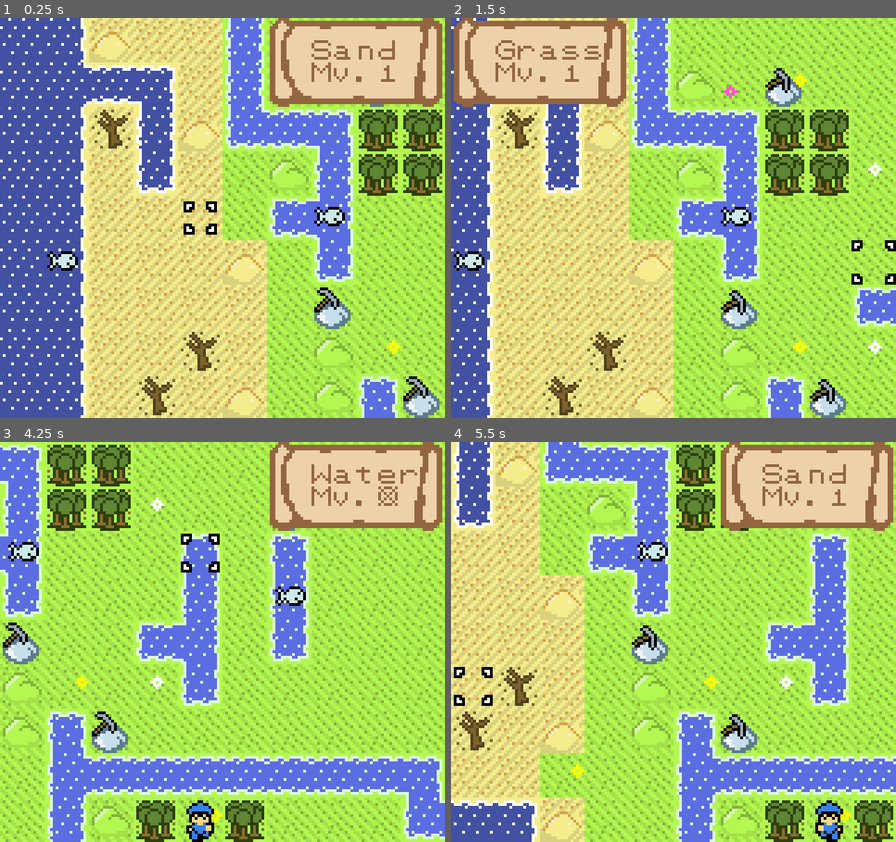
Above: before the commit, frames 1-4 (two rows, left to right).
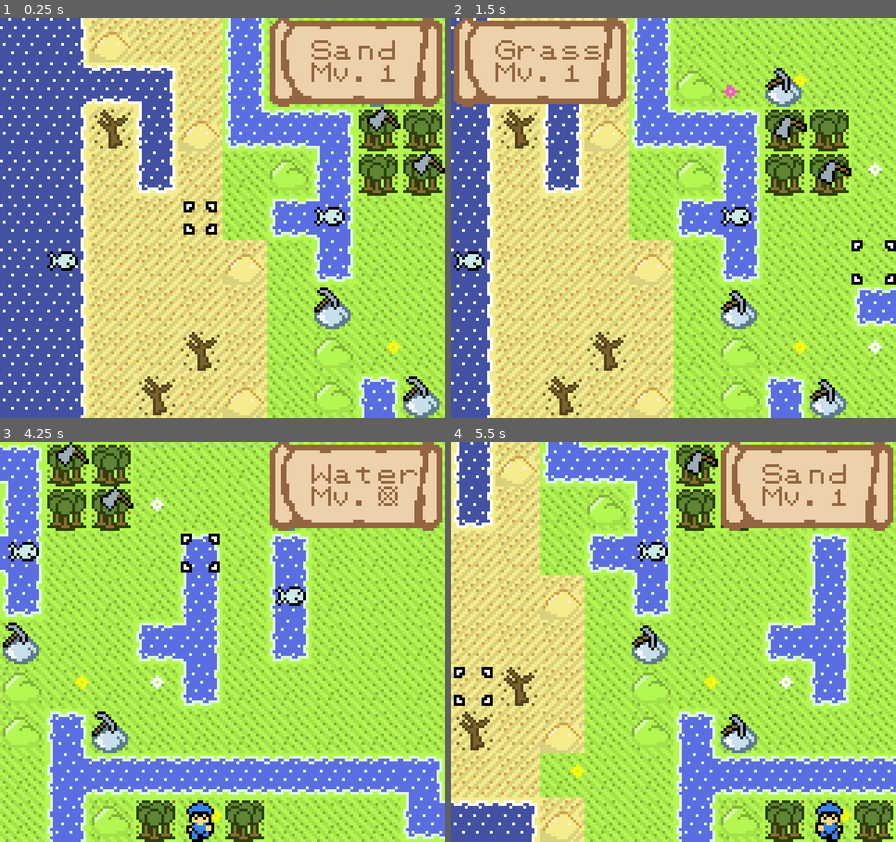
Above: after the commit, the same moments.

Repository: SummonerL/GuildBuilders
Game: Godot game, scene res://Scenes/Overworld/Overworld_Scene.tscn
The game is run twice, just before and just after one commit, with the same random seed, the same clock (stepped at 60 frames per second) and the same inputs.
Inputs:
- Up to frame 1 (0.25 s): no input
- Up to frame 2 (1.5 s): tap Enter (ui_accept) at 0.5, 0.77 s; hold Right (ui_right) 0.53-1.28 s; hold Down (ui_down) from 1.28 s (still down)
- Up to frame 3 (4.25 s): tap Enter (ui_accept) at 1.52, 3.02, 3.77 s; release Down (ui_down) at 2.03 s; hold Right (ui_right) 2.03-2.78 s; hold Up (ui_up) 2.78-3.53 s; hold Left (ui_left) from 3.53 s (still down)
- Up to frame 4 (5.5 s): tap Enter (ui_accept) at 4.52 s; release Left (ui_left) at 5.03 s; hold Down (ui_down) from 5.03 s (still down)

The runs differ from the first frame. In frame 1, 0.4% of the frame differs, in the area x 82-100%, y 22-40%; in frame 2, 0.5%, in the area x 72-90%, y 24-42%; in frame 3, 0.4%; in frame 4, 0.2%.

Commit message:
add axe animation for woodcutting spots

Diff:
--- a/Scenes/Overworld/Assets/TileSets/Map_TS.tres
+++ b/Scenes/Overworld/Assets/TileSets/Map_TS.tres
@@ -1,8 +1,9 @@
-[gd_resource type="TileSet" load_steps=4 format=2]
+[gd_resource type="TileSet" load_steps=5 format=2]
 
 [ext_resource path="res://Sprites/terrain/sheet_3.png" type="Texture" id=1]
 [ext_resource path="res://Sprites/Animated Textures/fish_spot_icon.tres" type="Texture" id=2]
 [ext_resource path="res://Sprites/Animated Textures/mining_spot_icon.tres" type="Texture" id=3]
+[ext_resource path="res://Sprites/Animated Textures/woodcutting_spot_icon.tres" type="Texture" id=4]
 
 [resource]
 2/name = "water"
@@ -163,3 +164,13 @@
 15/navigation_offset = Vector2( 0, 0 )
 15/shapes = [  ]
 15/z_index = 0
+16/name = "woodcutting_spot_icon"
+16/texture = ExtResource( 4 )
+16/tex_offset = Vector2( 0, 0 )
+16/modulate = Color( 1, 1, 1, 1 )
+16/region = Rect2( 0, 0, 16, 16 )
+16/tile_mode = 0
+16/occluder_offset = Vector2( 0, 0 )
+16/navigation_offset = Vector2( 0, 0 )
+16/shapes = [  ]
+16/z_index = 0
--- a/Scenes/Overworld/Overworld_Scene.tscn
+++ b/Scenes/Overworld/Overworld_Scene.tscn
@@ -29,4 +29,4 @@
 tile_set = ExtResource( 1 )
 cell_size = Vector2( 16, 16 )
 format = 1
-tile_data = PoolIntArray( 65544, 15, 0, 196621, 15, 0, 262151, 14, 0, 327681, 14, 0, 327693, 14, 0, 393223, 15, 0, 524297, 15, 0 )
+tile_data = PoolIntArray( 65544, 15, 0, 131080, 16, 0, 196617, 16, 0, 196621, 15, 0, 262151, 14, 0, 327681, 14, 0, 327693, 14, 0, 393223, 15, 0, 524297, 15, 0 )
--- /dev/null
+++ b/Sprites/Animated Textures/woodcutting_spot_icon.tres
@@ -0,0 +1,21 @@
+[gd_resource type="AnimatedTexture" load_steps=4 format=2]
+
+[ext_resource path="res://Sprites/Animated Textures/woodcutting_spot_icon_up.png" type="Texture" id=1]
+[ext_resource path="res://Sprites/Animated Textures/woodcutting_spot_icon_down.png" type="Texture" id=2]
+[ext_resource path="res://Sprites/Animated Textures/woodcutting_spot_icon_middle.png" type="Texture" id=3]
+
+[resource]
+flags = 4
+frames = 6
+fps = 6.0
+frame_0/texture = ExtResource( 1 )
+frame_1/texture = ExtResource( 1 )
+frame_1/delay_sec = 0.0
+frame_2/texture = ExtResource( 3 )
+frame_2/delay_sec = 0.0
+frame_3/texture = ExtResource( 2 )
+frame_3/delay_sec = 0.0
+frame_4/texture = ExtResource( 2 )
+frame_4/delay_sec = 0.0
+frame_5/texture = ExtResource( 3 )
+frame_5/delay_sec = 0.0
Binary file added: Sprites/Animated Textures/woodcutting_spot_icon_down.png
Not shown, added: Sprites/Animated Textures/woodcutting_spot_icon_down.png.import
Binary file added: Sprites/Animated Textures/woodcutting_spot_icon_middle.png
Not shown, added: Sprites/Animated Textures/woodcutting_spot_icon_middle.png.import
Binary file added: Sprites/Animated Textures/woodcutting_spot_icon_up.png
Not shown, added: Sprites/Animated Textures/woodcutting_spot_icon_up.png.import
Not shown, changed: Entities/.DS_Store
Not shown, changed: Sprites/.DS_Store
